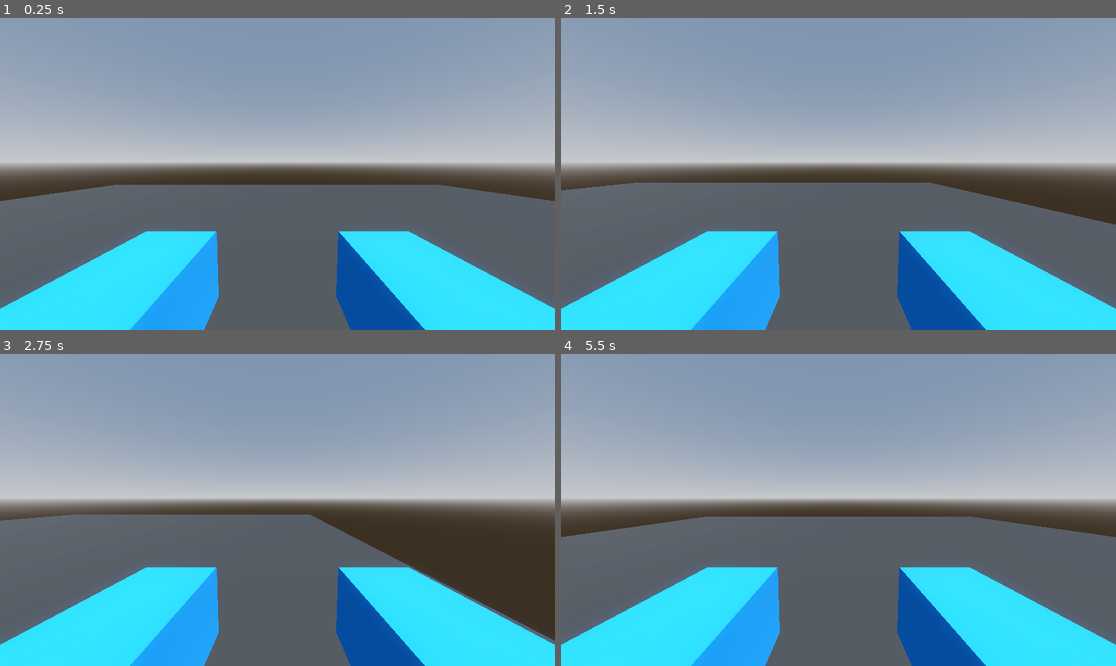
Above: before the commit, frames 1-4 (two rows, left to right).
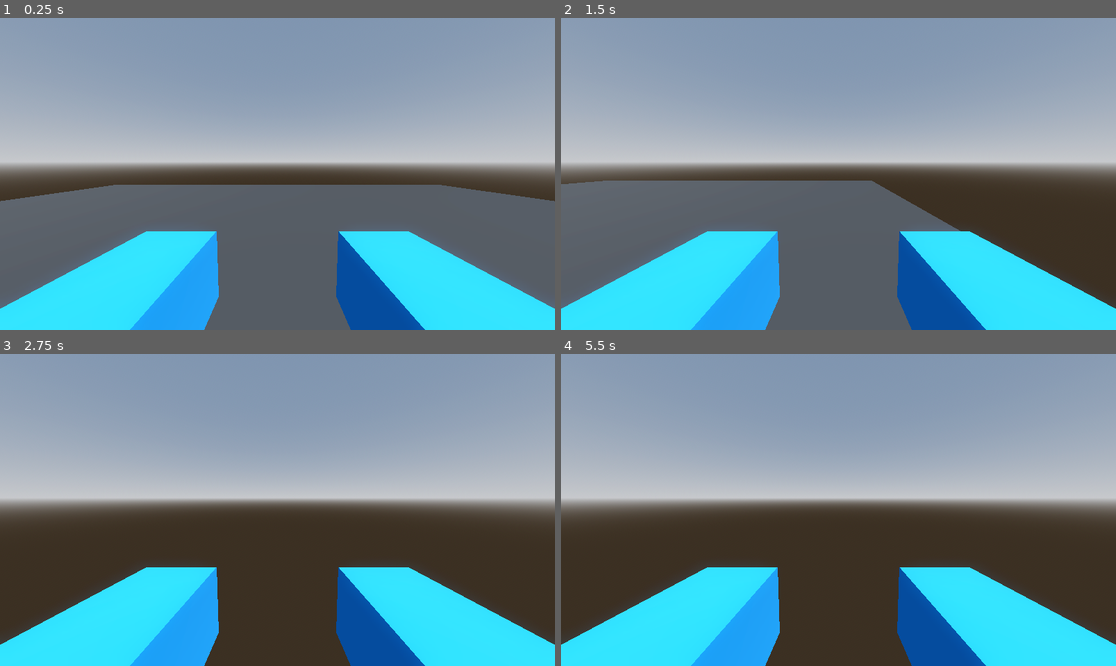
Above: after the commit, the same moments.

Repository: Nordtwig/culinary-comrades
Game: Godot game, scene res://main.tscn
Same seed, same stepped clock (60 frames per second), same inputs: the game is played once before the commit and once after it.
Inputs:
- Up to frame 1 (0.25 s): no input
- Up to frame 2 (1.5 s): tap Enter at 0.5 s; hold D (move_right) 0.53-1.28 s; tap Space (jump) at 0.6, 0.77, 1.07, 1.35 s; hold S (move_backward) from 1.28 s (still down)
- Up to frame 3 (2.75 s): tap Space (jump) at 1.52, 1.82, 2.1 s; release S (move_backward) at 2.03 s; hold D (move_right) from 2.03 s (still down)
- Up to frame 4 (5.5 s): release D (move_right) at 2.78 s; hold W (move_forward) 2.78-3.53 s; tap Space (jump) at 2.85, 3.02, 3.32, 3.5, 3.6, 3.77, 4.07, 4.35, 4.52, 4.82, 5.1 s; hold A (move_left) 3.53-5.03 s; hold S (move_backward) from 5.03 s (still down)

The runs differ from the first frame. In frame 1, less than 0.1% of the frame differs, in the area x 10-90%, y 55-57%; in frame 2, 7.1%; in frame 3, 21%; in frame 4, 28%, in the area x 0-100%, y 52-100%.

Commit message:
set up better movement and jump

Diff:
--- a/culinary_comrades/Player/player.gd
+++ b/culinary_comrades/Player/player.gd
@@ -2,7 +2,13 @@
 class_name Player
 
 
-@export var move_speed: float = 5.0
+@export var normal_speed: float = 10.0
+@export var sprint_speed: float = 20.0
+@export var jump_velocity: float = 90.0
+
+var gravity: float = ProjectSettings.get_setting("physics/3d/default_gravity")
+var is_sprinting: bool = false
+var is_grounded: bool = false
 
 
 func _ready() -> void:
@@ -10,5 +16,26 @@
 
 
 func _physics_process(delta: float) -> void:
-	velocity = Vector3(Input.get_axis("move_left", "move_right"), 0, Input.get_axis("move_forward", "move_backward")).normalized() * move_speed
+	if is_on_floor():
+		is_sprinting = Input.is_action_pressed("sprint")
+
+		if Input.is_action_just_pressed("jump"):
+			velocity.y = jump_velocity
+
+		if not is_grounded:
+			is_grounded = true
+
+	else:
+		velocity.y -= gravity
+
+		if is_grounded:
+			is_grounded = false
+
+	var speed := normal_speed if not is_sprinting else sprint_speed
+	var input_dir := Input.get_vector("move_left", "move_right", "move_forward", "move_backward")
+	var direction := (transform.basis * Vector3(input_dir.x, 0, input_dir.y)).normalized()
+
+	velocity.z = direction.z * speed
+	velocity.x = direction.x * speed
+
 	move_and_slide()
--- a/culinary_comrades/Player/player.tscn
+++ b/culinary_comrades/Player/player.tscn
@@ -19,6 +19,8 @@
 size = Vector3(0.2, 0.2, 1)
 
 [node name="Player" type="CharacterBody3D"]
+collision_layer = 2
+collision_mask = 3
 script = ExtResource("1_x4r7g")
 
 [node name="CollisionShape3D" type="CollisionShape3D" parent="."]
--- a/culinary_comrades/main.tscn
+++ b/culinary_comrades/main.tscn
@@ -38,6 +38,7 @@
 shadow_enabled = true
 
 [node name="Floor" type="StaticBody3D" parent="."]
+collision_mask = 2
 
 [node name="FloorMesh" type="MeshInstance3D" parent="Floor"]
 mesh = SubResource("PlaneMesh_pprar")
--- a/culinary_comrades/project.godot
+++ b/culinary_comrades/project.godot
@@ -47,3 +47,8 @@
 "events": [Object(InputEventKey,"resource_local_to_scene":false,"resource_name":"","device":-1,"window_id":0,"alt_press …(191 unchanged characters)…
 ]
 }
+
+[layer_names]
+
+3d_physics/layer_1="environment"
+3d_physics/layer_2="actors"
